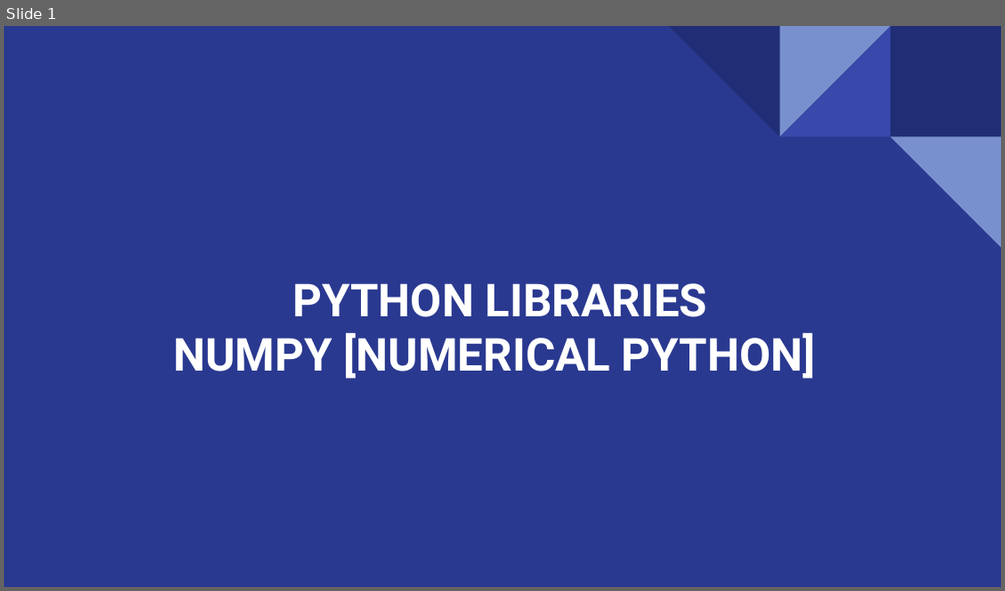
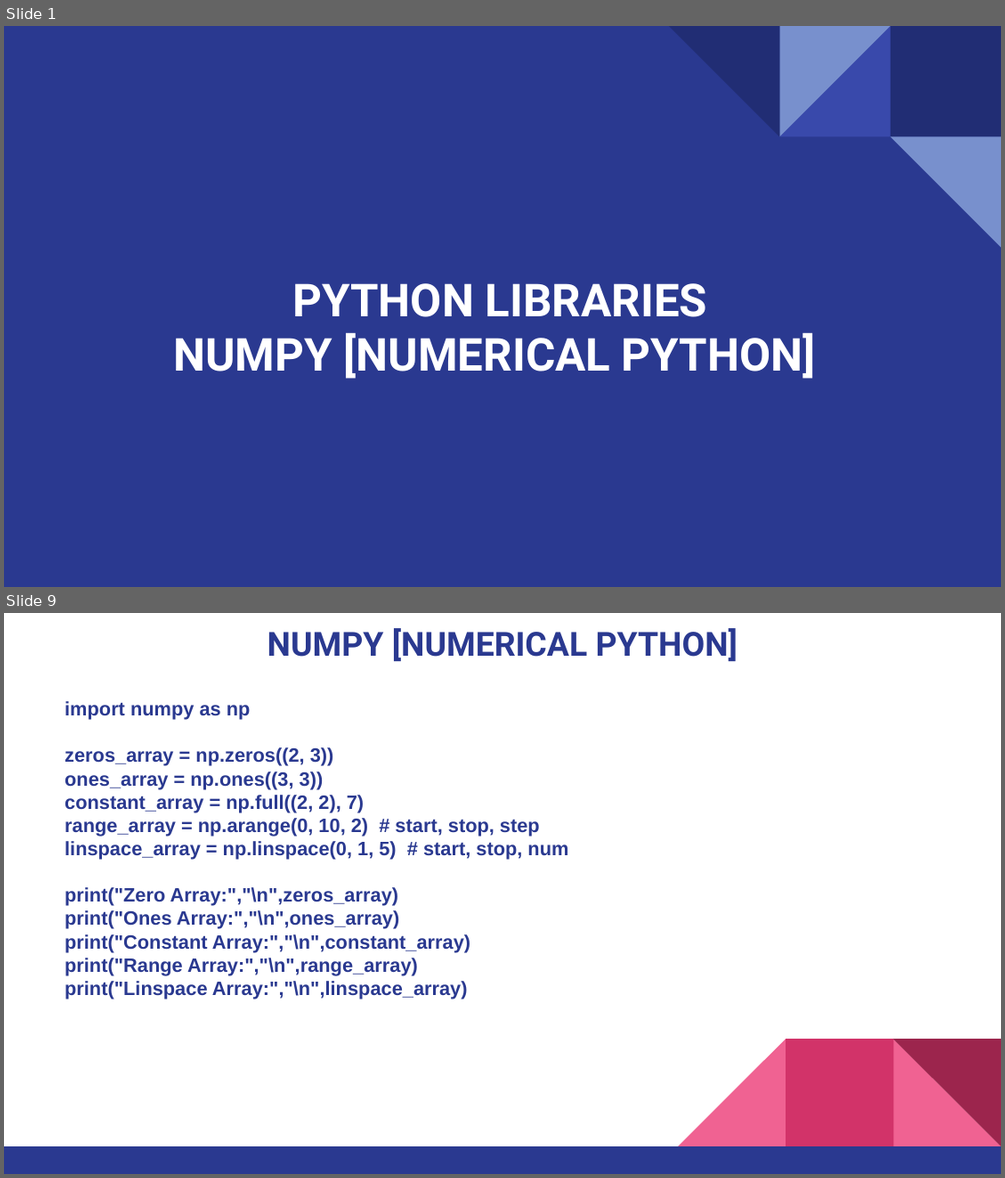
Before and after one commit to NeurocogniAI/ncai-training-program, a slide deck: Week-03/Numpy-Python.pptx. Shown one above the other, each under a label of ours: slide 1 before the commit, slides 1 and 9 after it; the slides between them are not shown. The pictures are 1005x591 and 1005x1178 pixels, drawn with LibreOffice and Linux fonts; fonts in the diff are those of the drawing. Boxes give left, top, right and bottom in pixels: in the first picture for what was removed or moved away, otherwise in the second. Text is boxed around its words. In the diff, an @@ line names an element or a change of style, - is before the commit and + after.

```diff
--- a/Week-03/Numpy-Python.pptx
+++ b/Week-03/Numpy-Python.pptx
@@ slide 9 added at <box>4,613,1001,1174</box>, background #FFFFFF @@
@@ title added at <box>267,628,737,662</box>, 24 pt, text #2A3990, bold @@
+NUMPY [NUMERICAL PYTHON]
@@ text added at <box>65,701,568,999</box>, 14 pt, text #2A3990, bold @@
+import numpy as np
+zeros_array = np.zeros((2, 3))
+ones_array = np.ones((3, 3))
+constant_array = np.full((2, 2), 7)
+range_array = np.arange(0, 10, 2) # start, stop, step
+linspace_array = np.linspace(0, 1, 5) # start, stop, num
+print("Zero Array:","\n",zeros_array)
+print("Ones Array:","\n",ones_array)
+print("Constant Array:","\n",constant_array)
+print("Range Array:","\n",range_array)
+print("Linspace Array:","\n",linspace_array)
@@ group added at <box>4,1038,1001,1174</box>: 3 right triangles, 2 rectangles @@
```
Also in this commit, not shown: 2 slides changed, 11 other slides added, 2 slides removed, 4 other files.
